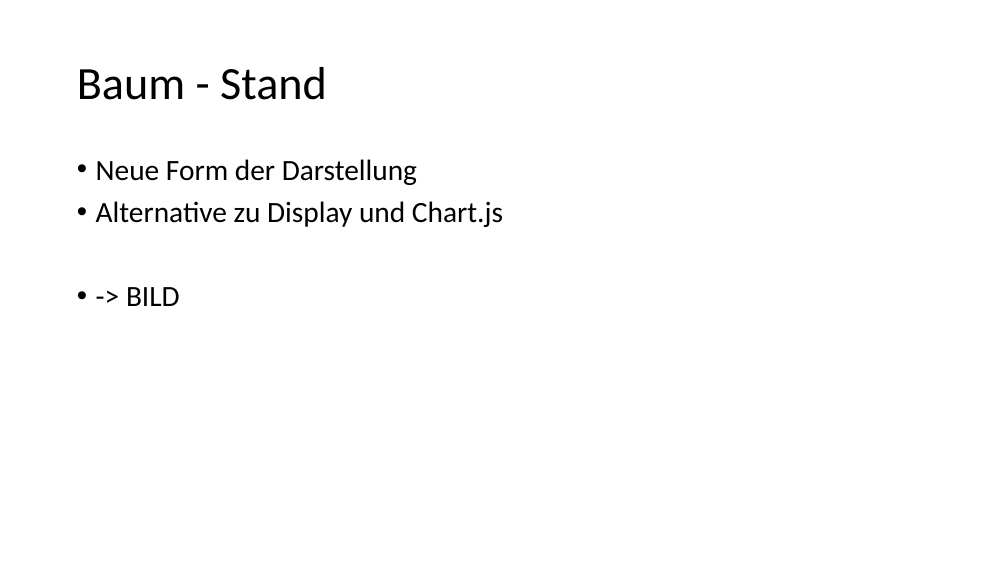
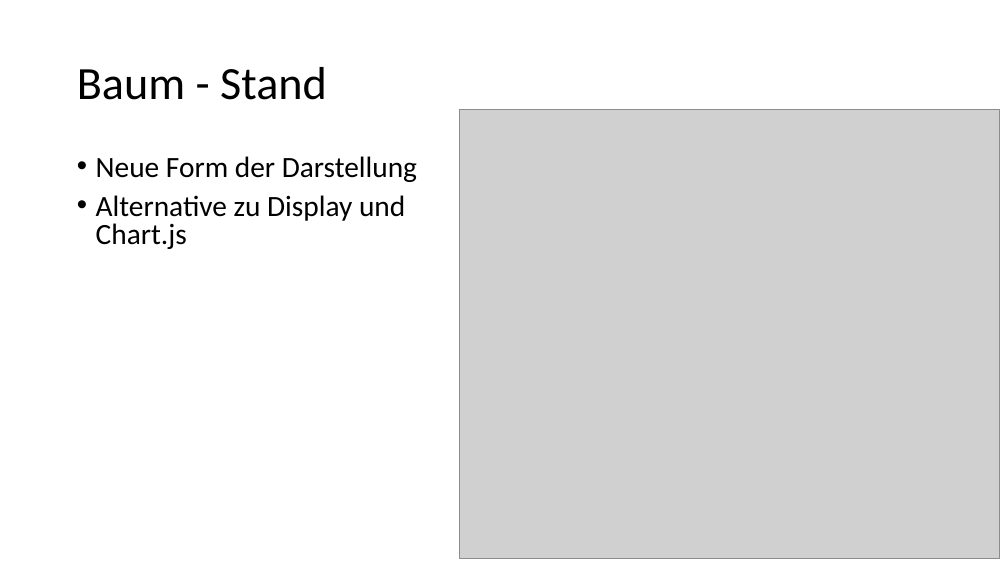
Before and after one commit to simonhauck/M-AI-SmartCars, a slide deck: slide 7 of workshops/2019_10_23/Präsentation 23_10_2019.pptx. Drawn at 1008x567 pixels with LibreOffice and Linux fonts; fonts in the diff are those of the drawing; grey boxes stand for pictures; background and template pictures are left out. Boxes give left, top, right and bottom in pixels: in the first picture for what was removed or moved away, otherwise in the second. Text is boxed around its words. In the diff, an @@ line names an element or a change of style, - is before the commit and + after.

Commit message:
tree img + tree in slides

```diff
--- a/workshops/2019_10_23/Präsentation 23_10_2019.pptx
+++ b/workshops/2019_10_23/Präsentation 23_10_2019.pptx
@@ picture added at (460, 110, 999, 559) @@
@@ text "Neue Form der Darstellung" at (96, 156, 417, 249): line spacing 0.9 to 0.8 @@
@@ text at (126, 287, 180, 306): paragraph removed @@
-• -> BILD
```
Also in this commit, not shown: 2 other files.
